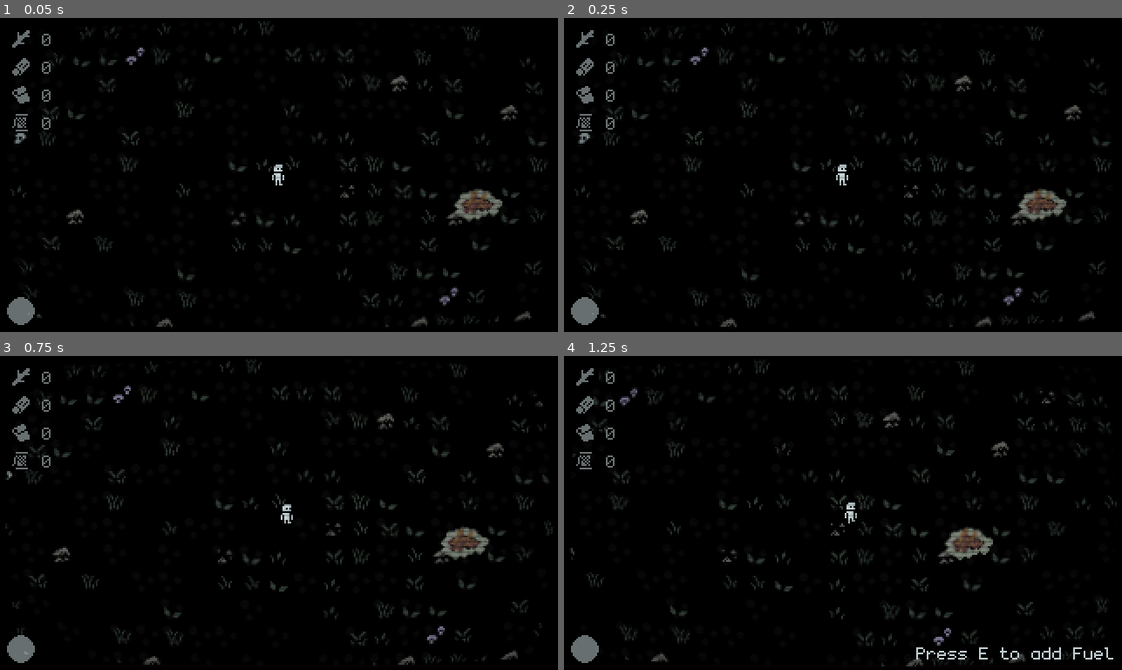
Above: before the commit, frames 1-4 (two rows, left to right).
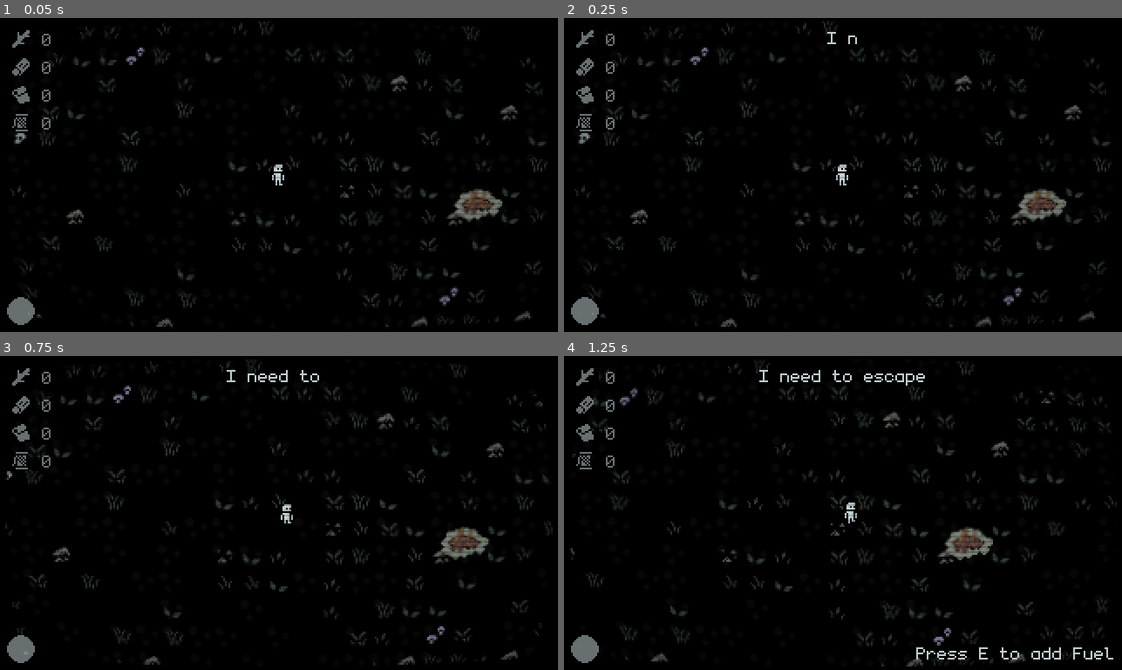
Above: after the commit, the same moments.

Repository: WirelessNine/Lone-Island
Game: Godot game, scene res://scenes/game/main.tscn
Two runs of this game, one before a commit and one after it. Both use one fixed random seed, a clock stepped at 60 frames per second and the inputs below.
Inputs (mouse positions are in pixels of both pictures, inside the frame that each line leads up to):
- Up to frame 1 (0.05 s): no input
- Up to frame 2 (0.25 s): no input
- Up to frame 3 (0.75 s): tap Enter (ui_accept) at 0.5 s; move the mouse to (401, 497) at 0.52 s; hold D (right) from 0.53 s (still down); hold E (interact) from 0.53 s (still down); click (401, 497) at 0.67 s
- Up to frame 4 (1.25 s): keep holding D (right); keep holding E (interact); tap Enter (ui_accept) at 0.77 s

Frame 1 is identical in both runs. In frame 2, less than 0.1% of the frame differs, in the area x 47-53%, y 4-9%; in frame 3, 0.2%; in frame 4, 0.3%, in the area x 35-65%, y 4-10%.

Commit message:
Add simple dialogue system

Diff:
--- a/scenes/game/hud.gd
+++ b/scenes/game/hud.gd
@@ -6,6 +6,7 @@
 @onready var sticks: Label = %Sticks
 
 @onready var prompt_label: Label = %PromptLabel
+@onready var dialogue_label: Label = %DialogueLabel
 
 @onready var stamina_progress: TextureProgressBar = %Stamina
 
@@ -14,6 +15,7 @@
 	Game.items_changed.connect(_on_items_changed)
 	Game.stamina_changed.connect(_on_stamina_changed)
 	Game.prompt_requested.connect(_on_prompt_requested)
+	Game.dialogue_requested.connect(_on_dialogue_requested)
 
 
 func _on_items_changed() -> void:
@@ -28,5 +30,20 @@
 	prompt_label.text = text
 
 
+func _on_dialogue_requested(text: String) -> void:
+	dialogue_label.visible_ratio = 0.0
+	dialogue_label.text = text
+
+	dialogue_label.show()
+	dialogue_label.modulate.a = 1.0
+
+	var tween: Tween = create_tween()
+
+	tween.tween_property(dialogue_label, ^"visible_ratio", 1.0, 1.4)
+	tween.tween_interval(2.0)
+	tween.tween_property(dialogue_label, ^"modulate:a", 0.0, 1.0)
+	tween.tween_callback(dialogue_label.hide)
+
+
 func _on_stamina_changed(new_value: float) -> void:
 	stamina_progress.value = new_value
--- a/scenes/game/hud.tscn
+++ b/scenes/game/hud.tscn
@@ -89,6 +89,14 @@
 label_settings = ExtResource("3_8m1vl")
 horizontal_alignment = 2
 
+[node name="DialogueLabel" type="Label" parent="." unique_id=1430832818]
+unique_name_in_owner = true
+layout_mode = 2
+size_flags_vertical = 0
+text = "I need to escape..."
+label_settings = ExtResource("3_8m1vl")
+horizontal_alignment = 1
+
 [node name="Stamina" type="TextureProgressBar" parent="." unique_id=887055266]
 unique_name_in_owner = true
 modulate = Color(1, 1, 1, 0.54901963)
--- a/scenes/game/main.gd
+++ b/scenes/game/main.gd
@@ -1 +1,5 @@
 extends Node
+
+
+func _ready() -> void:
+	Game.dialogue_requested.emit("I need to escape...")
--- a/scenes/world/player.gd
+++ b/scenes/world/player.gd
@@ -27,8 +27,6 @@
 	if not (is_sprinting and velocity):
 		stamina = clampf(stamina + delta * STAMINA_MULTIPLIER, 0.0, 100.0)
 
-	print(speed)
-
 	Game.stamina_changed.emit(stamina)
 
 	velocity = speed * input_vector
--- a/scripts/game.gd
+++ b/scripts/game.gd
@@ -2,6 +2,7 @@
 
 signal items_changed
 signal stamina_changed(new_value: float)
+signal dialogue_requested(text: String)
 signal prompt_requested(visible: bool, text: String)
 
 enum Item {
Not shown, changed: kanban_tasks_data.kanban
